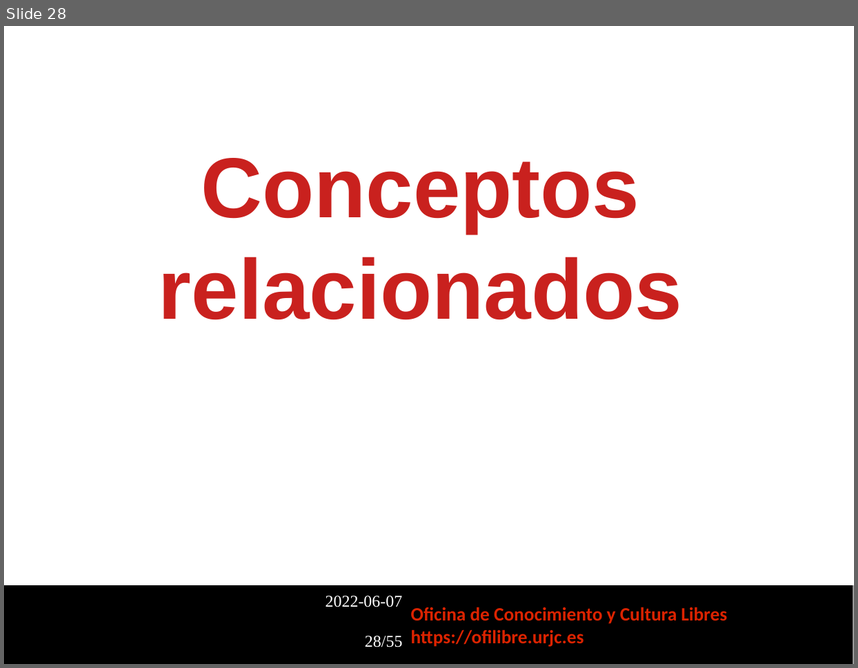
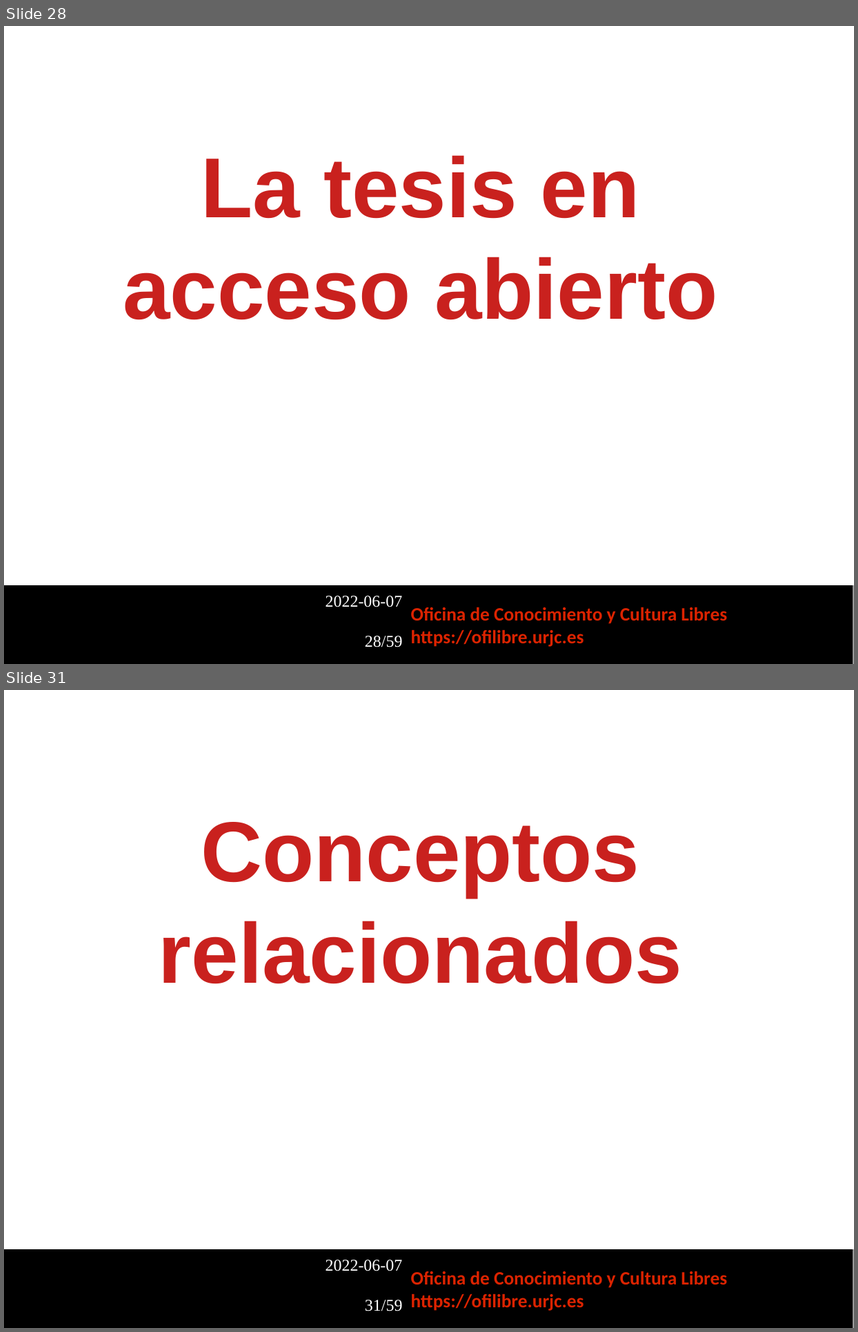
Before and after one commit to Ofilibre/Ofilibre.github.io, a slide deck: static/transpas/publicacion-abierta-investigacion/Publicacion_Abierta_Investigacion.odp. Shown one above the other, each under a label of ours: slide 28 before the commit, slides 28 and 31 after it; the slides between them are not shown. The pictures are 858x668 and 858x1332 pixels, drawn with LibreOffice and Linux fonts; fonts in the diff are those of the drawing; background and template pictures are left out. Boxes give left, top, right and bottom in pixels: in the first picture for what was removed or moved away, otherwise in the second. Text is boxed around its words. In the diff, an @@ line names an element or a change of style, - is before the commit and + after.

```diff
--- a/static/transpas/publicacion-abierta-investigacion/Publicacion_Abierta_Investigacion.odp
+++ b/static/transpas/publicacion-abierta-investigacion/Publicacion_Abierta_Investigacion.odp
@@ slide 28 added at (4, 26, 854, 664), background picture (left out); not listed: 3 template elements that a slide beside it also shows @@
@@ text added at (123, 155, 717, 320), 72 pt, text #C9211E, bold @@
+La tesis en acceso abierto
@@ what was slide 28 is now slide 31 @@
@@ text at (365, 1299, 403, 1311): text changed @@
-28/55
+31/59
```
Also in this commit, not shown: 1 slide changed, 3 other slides added, 2 other files.
